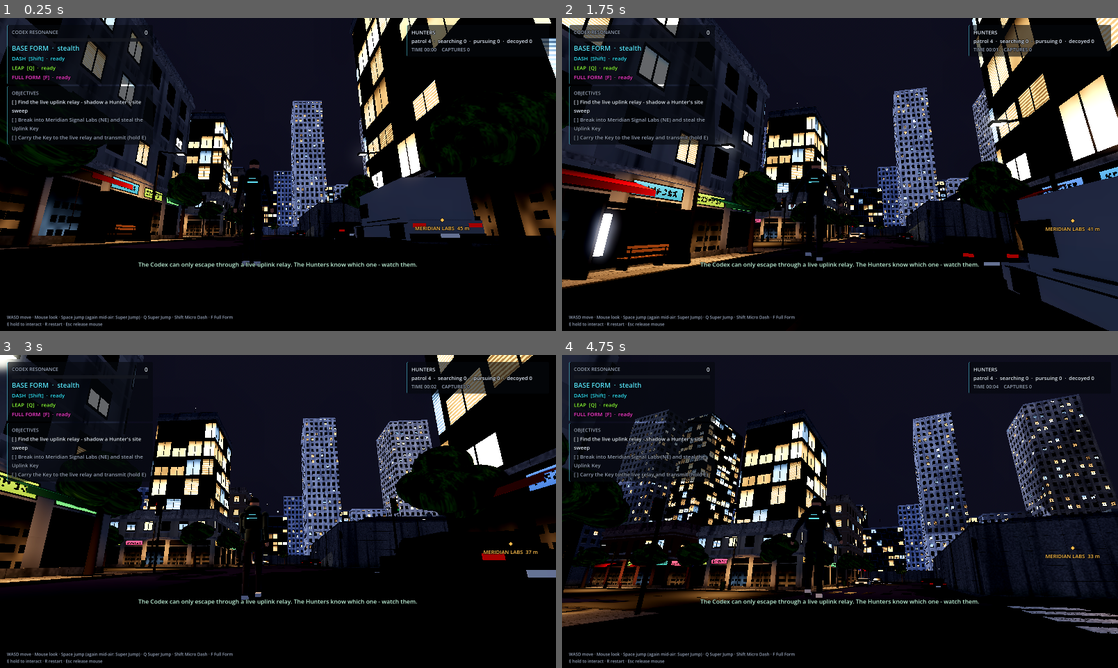
Above: before the commit, frames 1-4 (two rows, left to right).
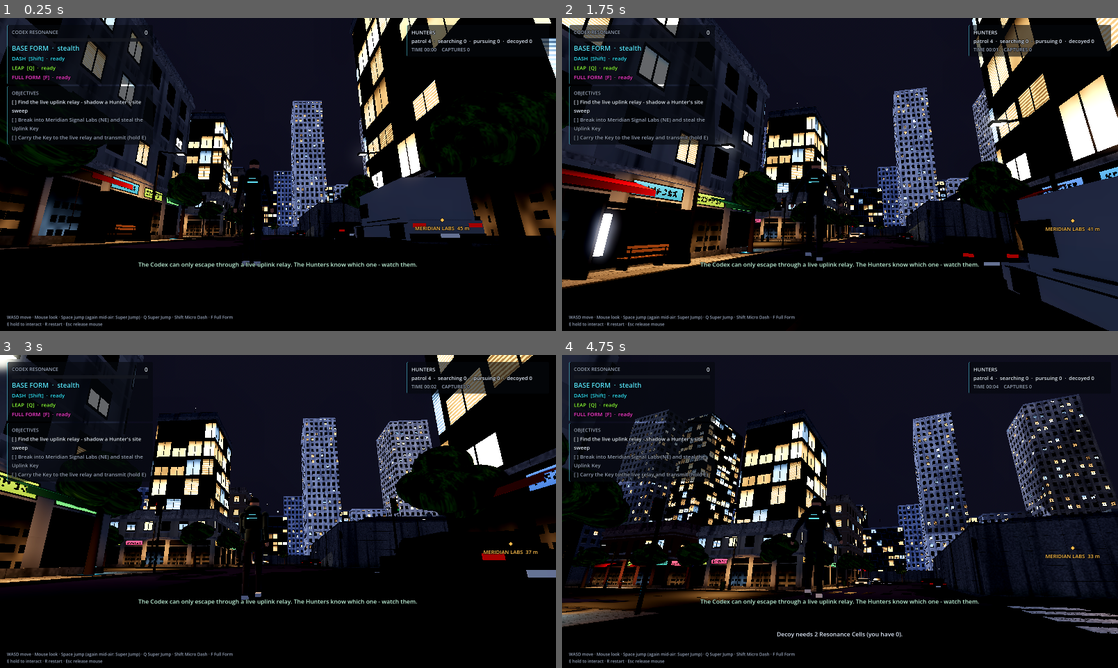
Above: after the commit, the same moments.

Repository: noel-ult/codex_run
Game: Godot game, scene res://scenes/main.tscn
Same seed, same stepped clock (60 frames per second), same inputs: the game is played once before the commit and once after it.
Inputs (mouse positions are in pixels of both pictures, inside the frame that each line leads up to):
- Up to frame 1 (0.25 s): no input
- Up to frame 2 (1.75 s): move the mouse to (867, 174) at 0.52 s; hold E (interact) 0.53-1.28 s; hold W (move_forward) from 0.53 s (still down); tap Space (jump) at 0.77, 1.52 s; tap 1 (gadget_1, bound only after the commit) at 0.8, 1.35 s; move the mouse to (812, 174) at 1.27 s; tap 2 (gadget_2, bound only after the commit) at 1.55 s
- Up to frame 3 (3 s): keep holding W (move_forward); move the mouse to (289, 505) at 2.02 s; tap 2 (gadget_2, bound only after the commit) at 2.1 s; tap 3 (gadget_3, bound only after the commit) at 2.3, 2.85 s; move the mouse to (272, 517) at 2.77 s
- Up to frame 4 (4.75 s): keep holding W (move_forward); tap Space (jump) at 3.02, 3.77, 4.52 s; tap Mouse wheel down (gadget_next, bound only after the commit) at 3.05, 3.6 s; move the mouse to (878, 514) at 3.52 s; tap Mouse wheel up (gadget_prev, bound only after the commit) at 3.8, 4.35 s; move the mouse to (795, 508) at 4.27 s; click (795, 508) at 4.55 s

The runs differ from the first frame. In frame 1, less than 0.1% of the frame differs, in the area x 30-49%, y 67-71%; in frame 2, less than 0.1%; in frame 3, less than 0.1%; in frame 4, 0.5%, in the area x 0-62%, y 71-91%.

Commit message:
Add Decoy Codex system with Resonance Cells
Runners collect Resonance Cells, deploy a Decoy Emitter (2 cells) and
hold E to imprint it with their own Resonance. An armed decoy takes the
next 30s Codex Release in the runner's place and echoes Ignition
broadcasts as a fake beacon, draining charge; hunters that reach it
shoot it apart. Adds the GadgetBelt inventory, pickups and new input
actions (use gadget, 1/2/3, wheel, Tab).

Generated with [Devin](https://devin.ai)

Co-Authored-By: Devin <158243242+devin-ai-integration[bot]@users.noreply.github.com>

Diff:
--- a/project.godot
+++ b/project.godot
@@ -86,6 +86,42 @@
 ]
 }
 
+use_gadget={
+"deadzone": 0.2,
+"events": [Object(InputEventMouseButton,"resource_local_to_scene":false,"resource_name":"","device":-1,"window_id":0,"alt_pressed":false,"shift_pressed":false,"ctrl_pressed":false,"meta_pressed":false,"button_mask":0,"position":Vector2(0, 0),"global_position":Vector2(0, 0),"factor":1.0,"button_index":1,"canceled":false,"pressed":false,"double_click":false,"script":null)
+]
+}
+gadget_1={
+"deadzone": 0.2,
+"events": [Object(InputEventKey,"resource_local_to_scene":false,"resource_name":"","device":-1,"window_id":0,"alt_pressed":false,"shift_pressed":false,"ctrl_pressed":false,"meta_pressed":false,"pressed":false,"keycode":0,"physical_keycode":49,"key_label":0,"unicode":0,"location":0,"echo":false,"script":null)
+]
+}
+gadget_2={
+"deadzone": 0.2,
+"events": [Object(InputEventKey,"resource_local_to_scene":false,"resource_name":"","device":-1,"window_id":0,"alt_pressed":false,"shift_pressed":false,"ctrl_pressed":false,"meta_pressed":false,"pressed":false,"keycode":0,"physical_keycode":50,"key_label":0,"unicode":0,"location":0,"echo":false,"script":null)
+]
+}
+gadget_3={
+"deadzone": 0.2,
+"events": [Object(InputEventKey,"resource_local_to_scene":false,"resource_name":"","device":-1,"window_id":0,"alt_pressed":false,"shift_pressed":false,"ctrl_pressed":false,"meta_pressed":false,"pressed":false,"keycode":0,"physical_keycode":51,"key_label":0,"unicode":0,"location":0,"echo":false,"script":null)
+]
+}
+gadget_next={
+"deadzone": 0.2,
+"events": [Object(InputEventMouseButton,"resource_local_to_scene":false,"resource_name":"","device":-1,"window_id":0,"alt_pressed":false,"shift_pressed":false,"ctrl_pressed":false,"meta_pressed":false,"button_mask":0,"position":Vector2(0, 0),"global_position":Vector2(0, 0),"factor":1.0,"button_index":5,"canceled":false,"pressed":false,"double_click":false,"script":null)
+]
+}
+gadget_prev={
+"deadzone": 0.2,
+"events": [Object(InputEventMouseButton,"resource_local_to_scene":false,"resource_name":"","device":-1,"window_id":0,"alt_pressed":false,"shift_pressed":false,"ctrl_pressed":false,"meta_pressed":false,"button_mask":0,"position":Vector2(0, 0),"global_position":Vector2(0, 0),"factor":1.0,"button_index":4,"canceled":false,"pressed":false,"double_click":false,"script":null)
+]
+}
+toggle_objectives={
+"deadzone": 0.2,
+"events": [Object(InputEventKey,"resource_local_to_scene":false,"resource_name":"","device":-1,"window_id":0,"alt_pressed":false,"shift_pressed":false,"ctrl_pressed":false,"meta_pressed":false,"pressed":false,"keycode":0,"physical_keycode":4194306,"key_label":0,"unicode":0,"location":0,"echo":false,"script":null)
+]
+}
+
 [layer_names]
 
 3d_physics/layer_1="world"
--- a/scenes/player.tscn
+++ b/scenes/player.tscn
@@ -1,8 +1,9 @@
-[gd_scene load_steps=5 format=3]
+[gd_scene load_steps=6 format=3]
 
 [ext_resource type="Script" path="res://scripts/player/player_controller.gd" id="1_player"]
 [ext_resource type="Script" path="res://scripts/systems/codex_signal_system.gd" id="2_codex"]
 [ext_resource type="Script" path="res://scripts/characters/humanoid_rig.gd" id="3_rig"]
+[ext_resource type="Script" path="res://scripts/gadgets/gadget_belt.gd" id="4_gadgets"]
 
 [sub_resource type="CapsuleShape3D" id="CapsuleShape3D_runner"]
 radius = 0.35
@@ -45,3 +46,6 @@
 
 [node name="CodexSignalSystem" type="Node" parent="."]
 script = ExtResource("2_codex")
+
+[node name="GadgetBelt" type="Node" parent="."]
+script = ExtResource("4_gadgets")
--- a/scripts/ai/hunter_agent.gd
+++ b/scripts/ai/hunter_agent.gd
@@ -48,6 +48,7 @@
 var _sweep_scanning: bool = false
 var _sweep_site: Vector3 = Vector3.ZERO
 var _sweep_left: float = 0.0
+var _decoy_check_left: float = 0.0
 
 @onready var _agent: NavigationAgent3D = $NavigationAgent3D
 @onready var _indicator: MeshInstance3D = $StateIndicator
@@ -199,6 +200,7 @@
 	_animate_indicator()
 	_animate_rig(delta)
 	_check_contact()
+	_check_decoys(delta)
 
 
 func _tick_patrol() -> void:
@@ -363,6 +365,21 @@
 			return
 
 
+## Alerted hunters shoot apart any decoy emitter they get close to.
+func _check_decoys(delta: float) -> void:
+	_decoy_check_left -= delta
+	if _decoy_check_left > 0.0 or state == State.PATROL:
+		return
+	_decoy_check_left = 0.3
+	for node: Node in get_tree().get_nodes_in_group(&"decoy_emitters"):
+		var decoy := node as Node3D
+		if decoy == null or decoy.global_position.distance_to(global_position) > 4.0:
+			continue
+		if decoy.has_method(&"hunter_disable"):
+			HunterFX.beam(get_parent(), global_position + Vector3(0.0, 1.4, 0.0), decoy.global_position + Vector3(0.0, 1.3, 0.0), HunterAgent.state_to_color(state))
+			decoy.call(&"hunter_disable")
+
+
 func _on_catch_body_entered(body: Node3D) -> void:
 	if _is_alerted() and body.is_in_group(&"runner"):
 		runner_touched.emit(self)
--- /dev/null
+++ b/scripts/ai/hunter_fx.gd
@@ -0,0 +1,42 @@
+class_name HunterFX
+extends RefCounted
+## Short-lived visual effects for Hunter weapons (beams, flashes).
+
+
+static func beam(parent: Node, from: Vector3, to: Vector3, color: Color, life: float = 0.25) -> void:
+	var length: float = from.distance_to(to)
+	if length < 0.01 or parent == null:
+		return
+	var mesh := MeshInstance3D.new()
+	var cylinder := CylinderMesh.new()
+	cylinder.top_radius = 0.03
+	cylinder.bottom_radius = 0.03
+	cylinder.height = length
+	cylinder.radial_segments = 6
+	mesh.mesh = cylinder
+	var material := MaterialLibrary.emissive(color, 8.0, false)
+	material.transparency = BaseMaterial3D.TRANSPARENCY_ALPHA
+	mesh.material_override = material
+	mesh.cast_shadow = GeometryInstance3D.SHADOW_CASTING_SETTING_OFF
+	parent.add_child(mesh)
+	mesh.global_position = (from + to) * 0.5
+	var direction: Vector3 = (to - from).normalized()
+	var up: Vector3 = Vector3.UP if absf(direction.dot(Vector3.UP)) < 0.99 else Vector3.RIGHT
+	mesh.global_basis = Basis.looking_at(direction, up) * Basis(Vector3.RIGHT, PI * 0.5)
+	var tween := mesh.create_tween()
+	tween.tween_property(material, "albedo_color:a", 0.0, life)
+	tween.tween_callback(mesh.queue_free)
+
+
+static func flash(parent: Node, at: Vector3, color: Color, radius: float = 4.0) -> void:
+	if parent == null:
+		return
+	var light := OmniLight3D.new()
+	light.light_color = color
+	light.light_energy = 6.0
+	light.omni_range = radius
+	parent.add_child(light)
+	light.global_position = at
+	var tween := light.create_tween()
+	tween.tween_property(light, "light_energy", 0.0, 0.35)
+	tween.tween_callback(light.queue_free)
--- /dev/null
+++ b/scripts/gadgets/decoy_emitter.gd
@@ -0,0 +1,157 @@
+class_name DecoyEmitter
+extends Node3D
+## Deployable fake Codex. Placing one costs Resonance Cells; it does nothing until the Runner
+## imprints it with part of their own Resonance (hold E). An armed decoy:
+##   - takes the next Codex Release in the Runner's place (spending charge), and
+##   - echoes Ignition broadcasts as a fake beacon, draining charge.
+## Hunters that reach a decoy shoot it apart. Implements the CodexSignalSystem DECOY_* contract.
+
+signal destroyed(decoy: DecoyEmitter)
+signal charge_changed(decoy: DecoyEmitter, charge: float)
+
+const GROUP: StringName = &"decoy_emitters"
+
+@export var max_charge: float = 60.0
+@export var imprint_amount: float = 30.0
+@export var min_imprint_resonance: float = 15.0
+
+var charge: float = 0.0
+var interactable: Interactable
+
+var _core_material: StandardMaterial3D
+var _ring: MeshInstance3D
+var _light: OmniLight3D
+var _label: Label3D
+var _shock: MeshInstance3D
+var _shock_material: StandardMaterial3D
+var _shock_t: float = -1.0
+var _time: float = 0.0
+var _dying: float = -1.0
+
+
+func _ready() -> void:
+	add_to_group(GROUP)
+	var steel := MaterialLibrary.coated(Color(0.16, 0.17, 0.19), 0.85, 0.35)
+	var brass := MaterialLibrary.coated(Color(0.7, 0.55, 0.25), 0.95, 0.25)
+	for i: int in 3:
+		var a: float = TAU * float(i) / 3.0
+		GeometryKit.tilted_box(self, Vector3(cos(a) * 0.28, 0.35, sin(a) * 0.28), Vector3(0.05, 0.8, 0.05), Vector3(sin(a) * 20.0, 0.0, -cos(a) * 20.0), steel)
+	GeometryKit.cylinder(self, Vector3(0.0, 0.75, 0.0), 0.18, 0.22, 0.12, steel, 16)
+	for y: float in [0.86, 1.0, 1.14]:
+		GeometryKit.cylinder(self, Vector3(0.0, y, 0.0), 0.13, 0.13, 0.04, brass, 16)
+	_core_material = MaterialLibrary.emissive(Color(0.4, 0.4, 0.45), 0.5, false)
+	GeometryKit.sphere(self, Vector3(0.0, 1.32, 0.0), 0.14, _core_material)
+	GeometryKit.cylinder(self, Vector3(0.0, 1.6, 0.0), 0.01, 0.015, 0.45, steel, 6)
+	_ring = MeshInstance3D.new()
+	var torus := TorusMesh.new()
+	torus.inner_radius = 0.24
+	torus.outer_radius = 0.27
+	_ring.mesh = torus
+	_ring.material_override = _core_material
+	_ring.position = Vector3(0.0, 1.32, 0.0)
+	add_child(_ring)
+	_light = OmniLight3D.new()
+	_light.light_energy = 0.0
+	_light.omni_range = 6.0
+	_light.position = Vector3(0.0, 1.4, 0.0)
+	add_child(_light)
+	_label = Label3D.new()
+	_label.billboard = BaseMaterial3D.BILLBOARD_ENABLED
+	_label.font_size = 32
+	_label.pixel_size = 0.008
+	_label.outline_size = 6
+	_label.position = Vector3(0.0, 2.0, 0.0)
+	add_child(_label)
+	_shock_material = MaterialLibrary.hologram(Color(1.0, 0.7, 0.25), 0.0)
+	_shock = MeshInstance3D.new()
+	var shock_mesh := TorusMesh.new()
+	shock_mesh.inner_radius = 0.9
+	shock_mesh.outer_radius = 1.0
+	_shock.mesh = shock_mesh
+	_shock.material_override = _shock_material
+	_shock.position = Vector3(0.0, 0.2, 0.0)
+	_shock.visible = false
+	add_child(_shock)
+
+	interactable = Interactable.new()
+	interactable.prompt = "Imprint your Codex signature (-%d Resonance)" % int(imprint_amount)
+	interactable.hold_time = 2.5
+	interactable.radius = 2.0
+	interactable.position = Vector3(0.0, 0.5, 0.0)
+	interactable.requirement = func(actor: Node3D) -> bool: return _actor_resonance(actor) >= min_imprint_resonance and charge < max_charge - 1.0
+	interactable.requirement_hint = "Decoy needs at least %d Resonance to imprint (build some first)" % int(min_imprint_resonance)
+	add_child(interactable)
+	interactable.completed.connect(_on_imprint)
+	_refresh()
+
+
+func _process(delta: float) -> void:
+	_time += delta
+	_ring.rotation = Vector3(_time * 1.3, _time * 2.1, 0.0)
+	if _shock_t >= 0.0:
+		_shock_t += delta
+		var k: float = _shock_t / 1.2
+		_shock.visible = true
+		_shock.scale = Vector3.ONE * (1.0 + k * 22.0)
+		_shock_material.albedo_color = Color(1.0, 0.7, 0.25, 0.5 * (1.0 - k))
+		if k >= 1.0:
+			_shock_t = -1.0
+			_shock.visible = false
+	if _dying >= 0.0:
+		_dying += delta
+		scale = Vector3.ONE * maxf(1.0 - _dying * 1.5, 0.01)
+		if _dying > 0.65:
+			queue_free()
+
+
+# --- Decoy contract -----------------------------------------------------------------
+
+func get_charge() -> float:
+	return charge if _dying < 0.0 else 0.0
+
+
+func consume_charge(amount: float) -> void:
+	charge = maxf(charge - amount, 0.0)
+	_refresh()
+
+
+func play_pulse() -> void:
+	_shock_t = 0.0
+
+
+## Called by Hunter weapons when they reach the decoy.
+func hunter_disable() -> void:
+	if _dying >= 0.0:
+		return
+	_dying = 0.0
+	charge = 0.0
+	interactable.enabled = false
+	destroyed.emit(self)
+
+
+func _actor_resonance(actor: Node3D) -> float:
+	var runner := actor as PlayerController
+	return runner.get_codex().resonance if runner != null else 0.0
+
+
+func _on_imprint(_i: Interactable, actor: Node3D) -> void:
+	var runner := actor as PlayerController
+	if runner == null:
+		return
+	var moved: float = runner.get_codex().drain_resonance(minf(imprint_amount, max_charge - charge))
+	charge = minf(charge + moved, max_charge)
+	runner.get_codex().feedback.emit("Decoy imprinted: charge %d (each Release costs 20)." % int(charge))
+	_refresh()
+
+
+func _refresh() -> void:
+	var armed: bool = charge >= 1.0
+	var color: Color = Color(1.0, 0.72, 0.25) if armed else Color(0.4, 0.4, 0.45)
+	_core_material.albedo_color = color
+	_core_material.emission = color
+	_core_material.emission_energy_multiplier = 0.5 + 4.0 * charge / max_charge
+	_light.light_color = color
+	_light.light_energy = 2.5 * charge / max_charge
+	_label.text = "DECOY  %d%%" % int(100.0 * charge / max_charge) if armed else "DECOY  UNPRIMED"
+	_label.modulate = color
+	charge_changed.emit(self, charge)
--- /dev/null
+++ b/scripts/gadgets/gadget_belt.gd
@@ -0,0 +1,135 @@
+class_name GadgetBelt
+extends Node
+## The Runner's equipment: selectable gadgets, ammo and Resonance Cells.
+## Lives under the PlayerController and is driven by it each physics frame. Gadgets affect
+## the world only through duck-typed group contracts (never typed references to Hunter AI).
+
+signal inventory_changed(selected: StringName, darts: int, emps: int, cells: int, decoys_active: int)
+signal feedback(message: String)
+
+const GADGET_JAMMER: StringName = &"jammer"
+const GADGET_EMP: StringName = &"emp"
+const GADGET_DECOY: StringName = &"decoy"
+
+@export var decoy_cell_cost: int = 2
+@export var max_active_decoys: int = 2
+@export var max_darts: int = 8
+@export var max_emps: int = 3
+@export var max_cells: int = 6
+
+var darts: int = 4
+var emps: int = 1
+var cells: int = 0
+var selected: StringName = GADGET_JAMMER
+
+var _player: PlayerController
+var _decoys: Array[DecoyEmitter] = []
+var _order: Array[StringName] = [GADGET_JAMMER, GADGET_EMP, GADGET_DECOY]
+
+
+func _ready() -> void:
+	_player = get_parent() as PlayerController
+
+
+static func display_name(gadget: StringName) -> String:
+	match gadget:
+		GADGET_JAMMER:
+			return "JAMMER DART"
+		GADGET_EMP:
+			return "EMP CHARGE"
+		GADGET_DECOY:
+			return "DECOY CODEX"
+	return String(gadget).to_upper()
+
+
+func publish() -> void:
+	_decoys = _decoys.filter(func(d: DecoyEmitter) -> bool: return is_instance_valid(d))
+	inventory_changed.emit(selected, darts, emps, cells, _decoys.size())
+
+
+## Called by the PlayerController while input is enabled.
+func handle_input() -> void:
+	if Input.is_action_just_pressed(&"gadget_1"):
+		_select(GADGET_JAMMER)
+	elif Input.is_action_just_pressed(&"gadget_2"):
+		_select(GADGET_EMP)
+	elif Input.is_action_just_pressed(&"gadget_3"):
+		_select(GADGET_DECOY)
+	elif Input.is_action_just_pressed(&"gadget_next"):
+		_cycle(1)
+	elif Input.is_action_just_pressed(&"gadget_prev"):
+		_cycle(-1)
+	if Input.is_action_just_pressed(&"use_gadget") and Input.mouse_mode == Input.MOUSE_MODE_CAPTURED:
+		use_selected()
+
+
+func use_selected() -> bool:
+	match selected:
+		GADGET_DECOY:
+			return _deploy_decoy()
+	return false
+
+
+func collect(kind: StringName, amount: int) -> bool:
+	match kind:
+		Pickup.KIND_CELL:
+			if cells >= max_cells:
+				return false
+			cells = mini(cells + amount, max_cells)
+			feedback.emit("Resonance Cell collected (%d/%d). %d cells build a decoy." % [cells, max_cells, decoy_cell_cost])
+		Pickup.KIND_DARTS:
+			if darts >= max_darts:
+				return false
+			darts = mini(darts + amount, max_darts)
+			feedback.emit("Jammer darts +%d" % amount)
+		Pickup.KIND_EMP:
+			if emps >= max_emps:
+				return false
+			emps = mini(emps + amount, max_emps)
+			feedback.emit("EMP charge +%d" % amount)
+		_:
+			return false
+	publish()
+	return true
+
+
+func _select(gadget: StringName) -> void:
+	selected = gadget
+	publish()
+
+
+func _cycle(direction: int) -> void:
+	var index: int = _order.find(selected)
+	_select(_order[wrapi(index + direction, 0, _order.size())])
+
+
+func _deploy_decoy() -> bool:
+	publish()
+	if cells < decoy_cell_cost:
+		feedback.emit("Decoy needs %d Resonance Cells (you have %d)." % [decoy_cell_cost, cells])
+		return false
+	if _decoys.size() >= max_active_decoys:
+		feedback.emit("Maximum %d decoys deployed." % max_active_decoys)
+		return false
+	var forward: Vector3 = _player.get_facing()
+	var origin: Vector3 = _player.global_position + forward * 1.6 + Vector3(0.0, 2.0, 0.0)
+	var query := PhysicsRayQueryParameters3D.create(origin, origin + Vector3(0.0, -5.0, 0.0), GeometryKit.WORLD_LAYER, [_player.get_rid()])
+	var hit: Dictionary = _player.get_world_3d().direct_space_state.intersect_ray(query)
+	if hit.is_empty():
+		feedback.emit("No solid ground to place the decoy.")
+		return false
+	var decoy := DecoyEmitter.new()
+	decoy.name = "DecoyEmitter"
+	_player.get_parent().add_child(decoy)
+	decoy.global_position = hit.get("position", origin)
+	cells -= decoy_cell_cost
+	_decoys.append(decoy)
+	var codex: CodexSignalSystem = _player.get_codex()
+	codex.register_decoy(decoy)
+	decoy.destroyed.connect(func(d: DecoyEmitter) -> void:
+		codex.unregister_decoy(d)
+		feedback.emit("A Hunter destroyed your decoy.")
+		publish.call_deferred())
+	feedback.emit("Decoy deployed - hold E on it to imprint your Codex signature.")
+	publish()
+	return true
--- /dev/null
+++ b/scripts/gadgets/pickup.gd
@@ -0,0 +1,84 @@
+class_name Pickup
+extends Area3D
+## Collectible (Resonance Cell, Jammer darts, EMP charge). Bobs and glows; collected by the
+## Runner on touch through the duck-typed `collect_pickup(kind, amount) -> bool` contract.
+## Respawns after `respawn_time` so supplies never soft-lock the run.
+
+const KIND_CELL: StringName = &"cell"
+const KIND_DARTS: StringName = &"darts"
+const KIND_EMP: StringName = &"emp"
+
+@export var kind: StringName = KIND_CELL
+@export var amount: int = 1
+@export var respawn_time: float = 75.0
+
+var _visual: Node3D
+var _respawn_left: float = 0.0
+var _time: float = 0.0
+
+
+func _ready() -> void:
+	collision_layer = 0
+	collision_mask = 2
+	monitorable = false
+	var shape := CollisionShape3D.new()
+	var sphere := SphereShape3D.new()
+	sphere.radius = 0.9
+	shape.shape = sphere
+	shape.position = Vector3(0.0, 0.8, 0.0)
+	add_child(shape)
+	_visual = Node3D.new()
+	add_child(_visual)
+	_build_visual()
+	body_entered.connect(_on_body_entered)
+	_time = randf() * TAU
+
+
+func _process(delta: float) -> void:
+	_time += delta
+	if _respawn_left > 0.0:
+		_respawn_left -= delta
+		if _respawn_left <= 0.0:
+			_visual.visible = true
+			set_deferred(&"monitoring", true)
+		return
+	_visual.rotation.y = _time * 1.2
+	_visual.position.y = 0.8 + sin(_time * 2.0) * 0.08
+
+
+func _build_visual() -> void:
+	var color: Color = get_color()
+	var glow := MaterialLibrary.emissive(color, 3.0)
+	var shell := MaterialLibrary.coated(Color(0.14, 0.15, 0.17), 0.85, 0.3)
+	match kind:
+		KIND_CELL:
+			GeometryKit.cylinder(_visual, Vector3.ZERO, 0.09, 0.09, 0.34, glow, 12)
+			GeometryKit.cylinder(_visual, Vector3(0.0, 0.2, 0.0), 0.11, 0.11, 0.06, shell, 12)
+			GeometryKit.cylinder(_visual, Vector3(0.0, -0.2, 0.0), 0.11, 0.11, 0.06, shell, 12)
+		_:
+			GeometryKit.mesh_box(_visual, Vector3.ZERO, Vector3(0.5, 0.3, 0.35), shell)
+			GeometryKit.mesh_box(_visual, Vector3(0.0, 0.0, 0.18), Vector3(0.35, 0.08, 0.01), glow)
+			GeometryKit.mesh_box(_visual, Vector3(0.0, 0.16, 0.0), Vector3(0.3, 0.02, 0.2), glow)
+	var light := OmniLight3D.new()
+	light.light_color = color
+	light.light_energy = 1.2
+	light.omni_range = 3.5
+	_visual.add_child(light)
+
+
+func get_color() -> Color:
+	match kind:
+		KIND_DARTS:
+			return Color(0.3, 0.85, 1.0)
+		KIND_EMP:
+			return Color(0.55, 0.6, 1.0)
+	return Color(1.0, 0.72, 0.25)
+
+
+func _on_body_entered(body: Node3D) -> void:
+	if _respawn_left > 0.0 or not body.has_method(&"collect_pickup"):
+		return
+	if bool(body.call(&"collect_pickup", kind, amount)):
+		_visual.visible = false
+		_respawn_left = respawn_time
+		set_deferred(&"monitoring", false)
--- a/scripts/player/player_controller.gd
+++ b/scripts/player/player_controller.gd
@@ -64,6 +64,7 @@
 @onready var _interaction_ray: RayCast3D = $CameraPivot/SpringArm3D/Camera3D/InteractionRay
 @onready var _visual: Node3D = $Visual
 @onready var _rig: HumanoidRig = $Visual/Rig
+@onready var _gadgets: GadgetBelt = $GadgetBelt
 
 
 func _ready() -> void:
@@ -76,12 +77,29 @@
 	_codex.resonance_changed.connect(_on_resonance_changed)
 	_codex.codex_ignited.connect(_on_ignited)
 	_codex.feedback.connect(_relay_feedback)
+	_gadgets.feedback.connect(_relay_feedback)
 	_on_form_changed(_codex.form)
 	Input.mouse_mode = Input.MOUSE_MODE_CAPTURED
 
 
 func get_codex() -> CodexSignalSystem:
 	return _codex
+
+
+func get_gadgets() -> GadgetBelt:
+	return _gadgets
+
+
+## Horizontal direction the Runner's body is facing.
+func get_facing() -> Vector3:
+	var forward: Vector3 = -_visual.global_basis.z
+	forward.y = 0.0
+	return forward.normalized()
+
+
+## Pickup contract (see Pickup).
+func collect_pickup(kind: StringName, amount: int) -> bool:
+	return _gadgets.collect(kind, amount)
 
 
 func get_view_camera() -> Camera3D:
@@ -146,6 +164,7 @@
 		_handle_form_toggle()
 		_handle_jumps()
 		_handle_micro_dash(move_direction)
+		_gadgets.handle_input()
 	_apply_horizontal_movement(move_direction, delta)
 	_handle_interaction(delta)
 
--- a/scripts/world/greybox_city_builder.gd
+++ b/scripts/world/greybox_city_builder.gd
@@ -50,6 +50,7 @@
 	_build_street_furniture()
 	_build_parked_cars()
 	_build_uplinks()
+	_build_pickups()
 	_build_vehicle_routes()
 	_collect_points()
 	_bake_navigation()
@@ -431,6 +432,30 @@
 		uplink_stations.append(station)
 
 
+# --- Pickups ---------------------------------------------------------------------------
+
+func _build_pickups() -> void:
+	var cells: Array[Vector3] = [
+		Vector3(-29.0, 0.1, -29.0), Vector3(-39.75, 12.1, -39.75), Vector3(-36.0, 0.1, 35.0),
+		Vector3(58.5, 0.0, 9.0), Vector3(29.0, 8.4, 18.25), Vector3(29.0, 0.1, 23.0),
+		Vector3(-60.0, 0.0, -68.0), Vector3(66.0, 0.0, 52.0), Vector3(-36.0, 3.1, 11.5),
+	]
+	for at: Vector3 in cells:
+		_add_pickup(at, Pickup.KIND_CELL, 1)
+	for at: Vector3 in [Vector3(-10.0, 0.1, 10.0), Vector3(10.0, 0.1, 40.0), Vector3(-40.0, 0.1, -10.0)]:
+		_add_pickup(at, Pickup.KIND_DARTS, 3)
+	for at: Vector3 in [Vector3(-30.0, 0.1, 25.0), Vector3(58.5, 0.0, -10.0)]:
+		_add_pickup(at, Pickup.KIND_EMP, 1)
+
+
+func _add_pickup(at: Vector3, kind: StringName, amount: int) -> void:
+	var pickup := Pickup.new()
+	pickup.kind = kind
+	pickup.amount = amount
+	pickup.position = at
+	add_child(pickup)
+
+
 # --- Traffic ----------------------------------------------------------------------
 
 func _build_vehicle_routes() -> void:
Not shown, added: scripts/ai/hunter_fx.gd.uid
Not shown, added: scripts/gadgets/decoy_emitter.gd.uid
Not shown, added: scripts/gadgets/gadget_belt.gd.uid
Not shown, added: scripts/gadgets/pickup.gd.uid
